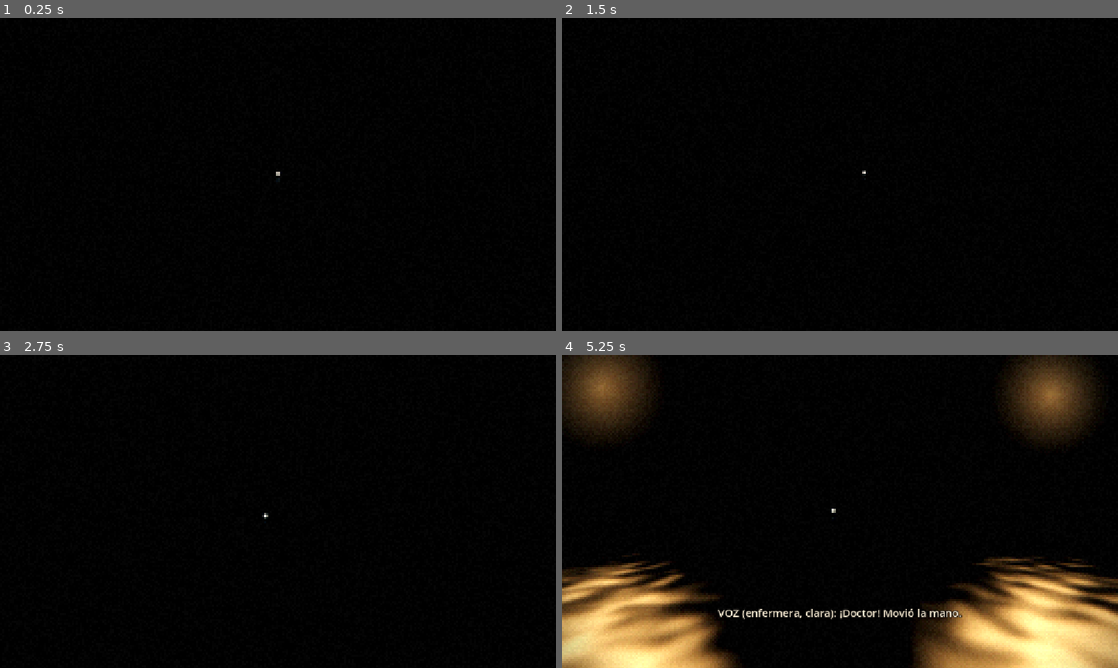
Above: before the commit, frames 1-4 (two rows, left to right).
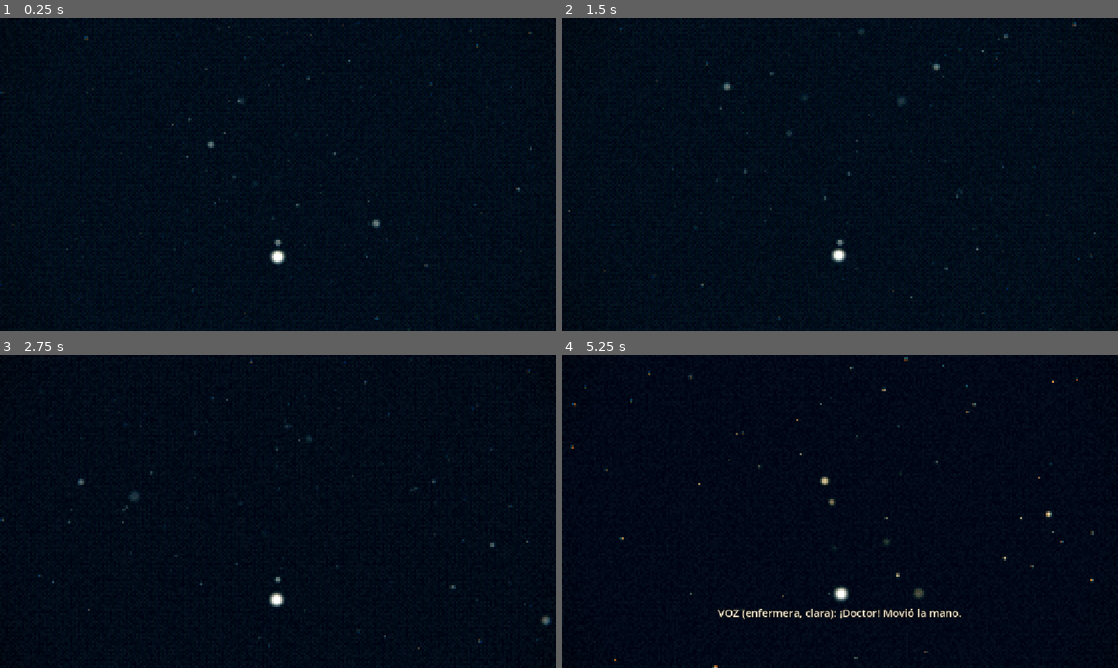
Above: after the commit, the same moments.

Repository: FacuWitt/tp_cved_juego
Game: Godot game, scene res://scenes/passages/pasaje_m4_despertar.tscn
Same seed, same stepped clock (60 frames per second), same inputs: the game is played once before the commit and once after it. This scene is started directly instead of the project's main scene.
Inputs (mouse positions are in pixels of both pictures, inside the frame that each line leads up to):
- Up to frame 1 (0.25 s): no input
- Up to frame 2 (1.5 s): tap Enter at 0.5 s; move the mouse to (867, 174) at 0.52 s; press the mouse at (867, 174) at 0.53 s; hold W (move_forward) from 0.53 s (still down); tap Space (jump) at 0.77 s; move the mouse to (812, 174) at 1.27 s; release the mouse at (812, 174) at 1.28 s; tap E (interact) at 1.35 s
- Up to frame 3 (2.75 s): keep holding W (move_forward); tap Space (jump) at 1.52 s; move the mouse to (289, 505) at 2.02 s; hold Shift (sprint) from 2.03 s (still down)
- Up to frame 4 (5.25 s): keep holding W (move_forward); move the mouse to (834, 517) at 2.77 s; release Shift (sprint) at 2.78 s; tap 8 at 2.85 s; tap Space (jump) at 3.02, 3.77, 4.52 s; move the mouse to (878, 514) at 3.52 s; tap 9 at 3.6 s; move the mouse to (795, 508) at 4.27 s; tap 0 at 4.35 s; move the mouse to (845, 511) at 5.02 s; tap 7 at 5.1 s

The runs differ from the first frame. In frame 1, 33% of the frame differs, in the area x 0-100%, y 0-100%; in frame 2, 33%; in frame 3, 1.1%; in frame 4, 26%.

Commit message:
[ADD] Pasaje M4-despertar: descenso bajo el agua hacia la luz (CL-063)

Diff:
--- a/config/passage_m4_awake.tres
+++ b/config/passage_m4_awake.tres
@@ -2,6 +2,7 @@
 
 [ext_resource type="Script" path="res://scripts/config/passage_settings.gd" id="1_ps"]
 [ext_resource type="Script" path="res://scripts/config/passage_voice.gd" id="2_pv"]
+[ext_resource type="AudioStream" path="res://assets/audio/m2_remos/underwater_loop.ogg" id="3_amb"]
 
 [sub_resource type="Resource" id="v1"]
 script = ExtResource("2_pv")
@@ -34,3 +35,10 @@
 goal_glow_energy = 2.2
 voice_glow_energy = 0.5
 voice_light_energy = 8.0
+ambience = ExtResource("3_amb")
+ambience_db = -6.0
+descend = true
+goal_glow_size = 5.0
+goal_light_energy = 6.0
+goal_light_range = 40.0
+voice_light_offsets = PackedVector3Array(-9, 6, 2, 9, 6, 2)
--- a/scripts/config/passage_settings.gd
+++ b/scripts/config/passage_settings.gd
@@ -78,6 +78,42 @@
 ## Cuánto se oscurece el agua al mirar hacia abajo (1 = negro total).
 @export_range(0.0, 1.0, 0.01) var water_look_down_black: float = 0.6
 
+@export_group("Sonido de fondo")
+## Un sonido en bucle durante todo el pasaje (opcional), por ejemplo el agua ahogada al bajar.
+@export var ambience: AudioStream
+@export_range(-60.0, 6.0, 0.5, "suffix:dB") var ambience_db: float = -10.0
+
+@export_group("Descenso (bajo el agua)")
+## Si está prendido, en vez de caminar sobre el mar el jugador baja por el agua hacia la luz,
+## que está abajo. Baja solo; se puede mirar alrededor.
+@export var descend: bool = false
+## Cuánto baja y cuánto tarda en llegar a la luz.
+@export_range(5.0, 300.0, 1.0, "suffix:m") var descend_depth: float = 55.0
+@export_range(5.0, 180.0, 1.0, "suffix:s") var descend_time: float = 40.0
+## A qué profundidad empieza (los ojos), justo debajo de la superficie.
+@export_range(0.2, 10.0, 0.1, "suffix:m") var descend_start_depth: float = 1.5
+## Hacia dónde mira al empezar (negativo = hacia abajo, hacia la luz).
+@export_range(-89.0, 0.0, 1.0, "suffix:°") var descend_start_pitch: float = -68.0
+## Vaivén suave del cuerpo mientras baja (de costado), y qué tan rápido.
+@export_range(0.0, 2.0, 0.01, "suffix:m") var descend_sway: float = 0.35
+@export_range(0.01, 1.0, 0.01, "suffix:Hz") var descend_sway_rate: float = 0.12
+## Color del agua (la niebla) cerca de la superficie y en lo hondo, y qué tan espesa.
+@export var water_color_top: Color = Color(0.03, 0.08, 0.1)
+@export var water_color_deep: Color = Color(0.0, 0.01, 0.015)
+@export_range(0.0, 0.5, 0.001) var underwater_fog: float = 0.07
+## Resplandor de la superficie arriba (se aleja y se apaga al bajar).
+@export var surface_glow_color: Color = Color(0.3, 0.42, 0.48)
+@export_range(0.0, 4.0, 0.05) var surface_glow_energy: float = 0.8
+@export_range(1.0, 200.0, 1.0, "suffix:m") var surface_glow_size: float = 60.0
+## Partículas suspendidas en el agua: suben al pasar a medida que se baja (se nota el descenso).
+@export_range(0, 3000, 10) var particle_amount: int = 900
+@export_range(0.005, 0.2, 0.005, "suffix:m") var particle_size: float = 0.06
+@export_range(0.0, 1.0, 0.01) var particle_opacity: float = 0.75
+## Burbujas que salen de la boca y suben.
+@export_range(0, 400, 1) var bubble_amount: int = 40
+@export_range(0.1, 6.0, 0.05, "suffix:m/s") var bubble_rise: float = 1.6
+@export_range(0.005, 0.2, 0.005, "suffix:m") var bubble_size: float = 0.03
+
 @export_group("Oscuridad")
 ## Niebla negra que se come el mar a lo lejos (0 = sin niebla).
 @export_range(0.0, 0.2, 0.001) var fog_density: float = 0.02
--- a/scripts/memories/passage.gd
+++ b/scripts/memories/passage.gd
@@ -8,6 +8,8 @@
 ## Se arma casi todo por código desde su PassageSettings, así cada pasaje es la misma escena
 ## con otro .tres (otras voces, otra distancia, otra luz).
 ## El camino va desde donde empieza el jugador hacia adonde mira (su -Z).
+## Con `descend` prendido es un descenso: el jugador baja solo por el agua hacia la luz, que está
+## abajo; las partículas del agua y las burbujas suben a su lado, y la superficie se aleja arriba.
 
 ## Sonó una voz del hospital (índice dentro de `settings.voices`).
 signal voice_heard(index: int)
@@ -48,6 +50,10 @@
 var _word_noise: FastNoiseLite
 var _bus_index: int = -1
 var _time: float = 0.0
+var _descend_t: float = 0.0
+var _surface_glow: MeshInstance3D
+var _surface_material: ShaderMaterial
+var _ambience: AudioStreamPlayer
 
 const VOICE_BUS: StringName = &"PassageVoices"
 
@@ -63,25 +69,33 @@
 	_forward = _forward.normalized() if _forward.length() > 0.01 else Vector3.FORWARD
 	_apply_environment()
 	_apply_ocean()
-	_build_floor()
-	_build_walls()
+	if settings.descend:
+		_setup_descent()
+	else:
+		_build_floor()
+		_build_walls()
 	_setup_voice_bus()
 	_build_voice_lights()
 	_build_goal()
+	_start_ambience()
 	_update_lights(0.0)
 
 
 func _process(delta: float) -> void:
 	_time += delta
-	var walked: float = (player.global_position - _start).dot(_forward)
-	progress = clampf(walked / settings.path_length, 0.0, 1.0)
+	if settings.descend:
+		_update_descent(delta)
+	else:
+		var walked: float = (player.global_position - _start).dot(_forward)
+		progress = clampf(walked / settings.path_length, 0.0, 1.0)
 	while voices_heard < settings.voices.size() and progress >= settings.voices[voices_heard].at_progress:
 		_play_voice(voices_heard)
 	_update_lights(delta)
 	if not is_completed:
 		var to_goal: Vector3 = _goal.global_position - player.global_position
-		to_goal.y = 0.0
-		if to_goal.length() <= settings.end_radius:
+		if not settings.descend:
+			to_goal.y = 0.0
+		if (settings.descend and progress >= 1.0) or (not settings.descend and to_goal.length() <= settings.end_radius):
 			goal_reached.emit()
 			complete()
 
@@ -143,7 +157,8 @@
 	if _voice_root == null:
 		return
 	var base: Vector3 = player.global_position
-	base.y = settings.water_level
+	if not settings.descend:
+		base.y = settings.water_level
 	_voice_root.global_transform = Transform3D(Basis.looking_at(_forward, Vector3.UP), base)
 
 
@@ -271,7 +286,10 @@
 	_goal = Node3D.new()
 	_goal.name = "Goal"
 	add_child(_goal)
-	_goal.global_position = _start + _forward * settings.path_length + Vector3.UP * settings.goal_height
+	if settings.descend:
+		_goal.global_position = _start + Vector3.DOWN * (settings.descend_start_depth + settings.descend_depth + settings.goal_height)
+	else:
+		_goal.global_position = _start + _forward * settings.path_length + Vector3.UP * settings.goal_height
 	_goal_light = OmniLight3D.new()
 	_goal_light.light_color = settings.goal_color
 	_goal_light.omni_range = settings.goal_light_range
@@ -299,3 +317,157 @@
 	mesh.material_override = mat
 	mesh.cast_shadow = GeometryInstance3D.SHADOW_CASTING_SETTING_OFF
 	return mesh
+
+
+# ---------- Descenso bajo el agua ----------
+
+## El jugador queda flotando bajo la superficie, sin física (no camina ni cae): baja solo.
+func _setup_descent() -> void:
+	player.set_physics_process(false)
+	player.velocity = Vector3.ZERO
+	player.global_position = _start + Vector3.DOWN * (settings.descend_start_depth + _eye_height())
+	var head: Node3D = player.get_node_or_null("Head") as Node3D
+	if head != null:
+		head.rotation.x = deg_to_rad(settings.descend_start_pitch)
+	var env: Environment = world_environment.environment
+	env.fog_enabled = true
+	env.fog_light_color = settings.water_color_top
+	env.fog_light_energy = 1.0
+	env.fog_density = settings.underwater_fog
+	env.fog_sky_affect = 1.0
+	env.background_color = settings.water_color_top
+	_build_surface_glow()
+	_build_water_particles()
+	_build_bubbles()
+
+
+func _eye_height() -> float:
+	var camera: Camera3D = player.get_node_or_null("Head/Camera3D") as Camera3D
+	return camera.global_position.y - player.global_position.y if camera != null else 1.6
+
+
+func _update_descent(delta: float) -> void:
+	_descend_t = minf(_descend_t + delta, settings.descend_time)
+	var k: float = _descend_t / settings.descend_time
+	# Arranca y termina suave, como si se dejara caer.
+	var eased: float = smoothstep(0.0, 1.0, k) * 0.35 + k * 0.65
+	progress = k
+	var side: Vector3 = _forward.cross(Vector3.UP).normalized()
+	var sway: Vector3 = side * sin(_time * settings.descend_sway_rate * TAU) * settings.descend_sway
+	var eye_y: float = settings.water_level - settings.descend_start_depth - settings.descend_depth * eased
+	player.global_position = Vector3(_start.x, eye_y - _eye_height(), _start.z) + sway
+	var env: Environment = world_environment.environment
+	var color: Color = settings.water_color_top.lerp(settings.water_color_deep, smoothstep(0.0, 0.6, k))
+	env.fog_light_color = color
+	env.background_color = color
+	if _surface_material != null:
+		_surface_material.set_shader_parameter("energy", settings.surface_glow_energy * (1.0 - smoothstep(0.0, 0.5, k)))
+
+
+## Un resplandor ancho arriba: la superficie, que se va quedando atrás.
+func _build_surface_glow() -> void:
+	_surface_glow = _make_glow(settings.surface_glow_color, settings.surface_glow_size)
+	_surface_glow.name = "SurfaceGlow"
+	add_child(_surface_glow)
+	_surface_glow.global_position = _start + Vector3.UP * 0.5
+	_surface_material = _surface_glow.material_override as ShaderMaterial
+	_surface_material.set_shader_parameter("energy", settings.surface_glow_energy)
+
+
+## Motas suspendidas en el agua, alrededor del jugador. Quedan quietas en el mundo: al bajar se
+## las ve subir, y eso es lo que hace sentir el descenso.
+func _build_water_particles() -> void:
+	if settings.particle_amount <= 0:
+		return
+	var p: CPUParticles3D = CPUParticles3D.new()
+	p.name = "WaterParticles"
+	p.amount = settings.particle_amount
+	p.lifetime = 5.0
+	p.preprocess = 5.0
+	p.local_coords = false
+	p.emission_shape = CPUParticles3D.EMISSION_SHAPE_BOX
+	p.emission_box_extents = Vector3(7.0, 7.0, 7.0)
+	p.direction = Vector3.UP
+	p.spread = 180.0
+	p.gravity = Vector3.ZERO
+	p.initial_velocity_min = 0.0
+	p.initial_velocity_max = 0.08
+	p.scale_amount_min = 0.5
+	p.scale_amount_max = 1.5
+	var ramp: Gradient = Gradient.new()
+	ramp.offsets = PackedFloat32Array([0.0, 0.2, 0.8, 1.0])
+	ramp.colors = PackedColorArray([Color(1, 1, 1, 0), Color(1, 1, 1, settings.particle_opacity), Color(1, 1, 1, settings.particle_opacity), Color(1, 1, 1, 0)])
+	p.color_ramp = ramp
+	var quad: QuadMesh = QuadMesh.new()
+	quad.size = Vector2.ONE * settings.particle_size
+	p.mesh = quad
+	p.material_override = _speck_material(Color(0.7, 0.8, 0.82), 0.6)
+	p.cast_shadow = GeometryInstance3D.SHADOW_CASTING_SETTING_OFF
+	player.add_child(p)
+	p.position = Vector3(0.0, _eye_height(), 0.0)
+
+
+## Burbujas que se le escapan y suben delante de la cara.
+func _build_bubbles() -> void:
+	if settings.bubble_amount <= 0:
+		return
+	var p: CPUParticles3D = CPUParticles3D.new()
+	p.name = "Bubbles"
+	p.amount = settings.bubble_amount
+	p.lifetime = 3.0
+	p.randomness = 0.6
+	p.local_coords = false
+	p.emission_shape = CPUParticles3D.EMISSION_SHAPE_SPHERE
+	p.emission_sphere_radius = 0.5
+	p.direction = Vector3.UP
+	p.spread = 12.0
+	p.gravity = Vector3(0.0, settings.bubble_rise, 0.0)
+	p.initial_velocity_min = settings.bubble_rise * 0.5
+	p.initial_velocity_max = settings.bubble_rise
+	p.scale_amount_min = 0.4
+	p.scale_amount_max = 1.2
+	var ramp: Gradient = Gradient.new()
+	ramp.offsets = PackedFloat32Array([0.0, 0.1, 0.85, 1.0])
+	ramp.colors = PackedColorArray([Color(1, 1, 1, 0), Color(1, 1, 1, 0.4), Color(1, 1, 1, 0.3), Color(1, 1, 1, 0)])
+	p.color_ramp = ramp
+	var quad: QuadMesh = QuadMesh.new()
+	quad.size = Vector2.ONE * settings.bubble_size
+	p.mesh = quad
+	p.material_override = _speck_material(Color(0.8, 0.92, 0.95), 0.4)
+	p.cast_shadow = GeometryInstance3D.SHADOW_CASTING_SETTING_OFF
+	var head: Node3D = player.get_node_or_null("Head") as Node3D
+	(head if head != null else player).add_child(p)
+	p.position = Vector3(0.0, -0.3, -0.9)
+
+
+## Material de motas y burbujas: redondas, blandas, mirando a la cámara, iluminadas por las luces
+## (las de las voces y la del final) con un brillo propio leve.
+func _speck_material(color: Color, glow: float) -> StandardMaterial3D:
+	var m: StandardMaterial3D = StandardMaterial3D.new()
+	m.transparency = BaseMaterial3D.TRANSPARENCY_ALPHA
+	m.billboard_mode = BaseMaterial3D.BILLBOARD_PARTICLES
+	m.vertex_color_use_as_albedo = true
+	m.albedo_texture = SoftPuff.texture(false)
+	m.albedo_color = color
+	m.shading_mode = BaseMaterial3D.SHADING_MODE_PER_PIXEL
+	m.specular_mode = BaseMaterial3D.SPECULAR_DISABLED
+	m.emission_enabled = true
+	m.emission = color
+	m.emission_energy_multiplier = glow
+	m.disable_receive_shadows = true
+	return m
+
+
+## Sonido de fondo en bucle (si el pasaje tiene uno).
+func _start_ambience() -> void:
+	if settings.ambience == null:
+		return
+	_ambience = AudioStreamPlayer.new()
+	_ambience.name = "Ambience"
+	var looped: AudioStream = settings.ambience.duplicate() as AudioStream
+	if looped is AudioStreamOggVorbis:
+		(looped as AudioStreamOggVorbis).loop = true
+	_ambience.stream = looped
+	_ambience.volume_db = settings.ambience_db
+	add_child(_ambience)
+	_ambience.play()
Not shown, changed: CHANGELOG.md
Not shown, changed: docs/ELEMENTOS_ESCENAS.md
